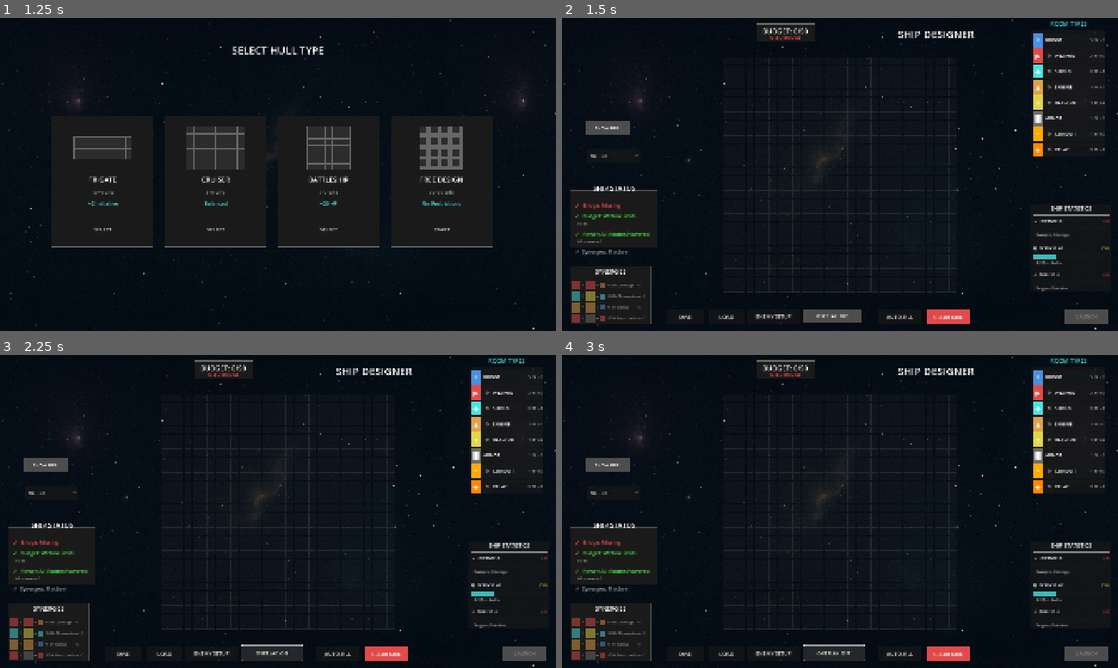
Above: before the commit, frames 1-4 (two rows, left to right).
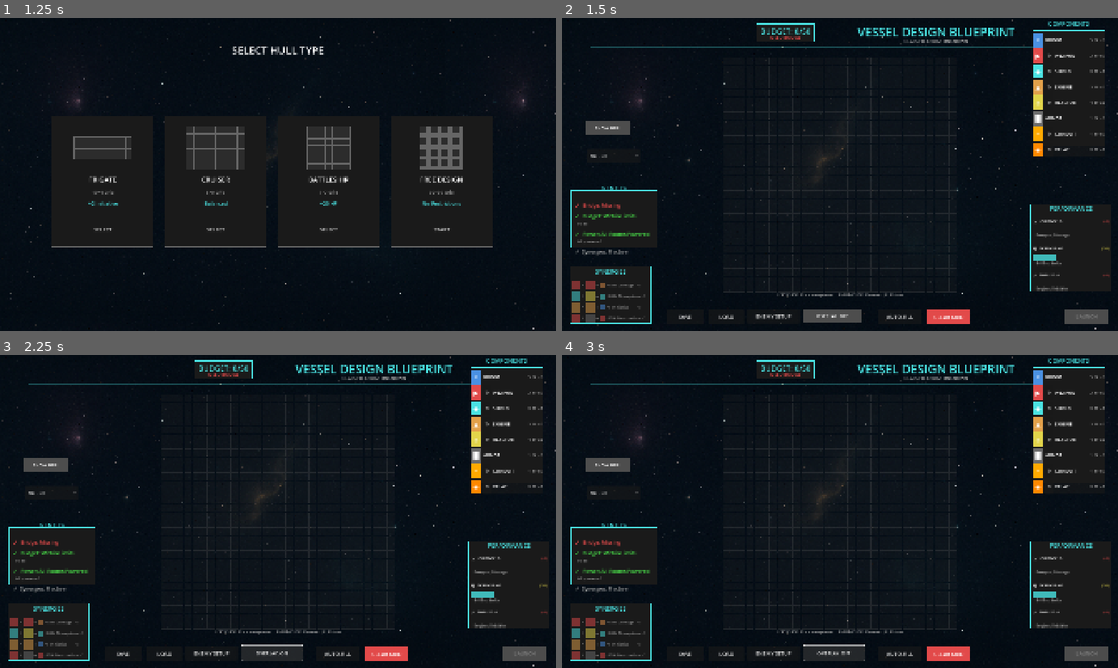
Above: after the commit, the same moments.

Repository: cautiouskurns/Startship-Designer
Game: Godot game, scene res://scenes/mission/MissionSelect.tscn
Two runs of this game, one before a commit and one after it. Both use one fixed random seed, a clock stepped at 60 frames per second and the inputs below. Sound files missing from this copy of the repository are replaced by a short silence.
Inputs:
- Up to frame 1 (1.25 s): click "PATROL DUTY" at 0.5 s
- Up to frame 2 (1.5 s): click "START" at 1.25 s
- Up to frame 3 (2.25 s): click "OVERLAY: OFF" at 2 s
- Up to frame 4 (3 s): click "OVERLAY: ON" at 2.75 s

Frame 1 is identical in both runs. In frame 2, 2.3% of the frame differs, in the area x 1-99%, y 1-98%; in frame 3, 2.3%; in frame 4, 2.3%.

Commit message:
feat: Revamp Ship Designer UI with enhanced styling and layout for improved user experience

Diff:
--- a/scenes/designer/ShipDesigner.tscn
+++ b/scenes/designer/ShipDesigner.tscn
@@ -13,11 +13,11 @@
 
 [sub_resource type="StyleBoxFlat" id="StyleBoxFlat_budget"]
 bg_color = Color(0.101961, 0.101961, 0.101961, 1)
-border_width_left = 1
-border_width_top = 1
-border_width_right = 1
-border_width_bottom = 1
-border_color = Color(0.4, 0.4, 0.4, 1)
+border_width_left = 2
+border_width_top = 2
+border_width_right = 2
+border_width_bottom = 2
+border_color = Color(0.290196, 0.886275, 0.886275, 1)
 
 [sub_resource type="StyleBoxFlat" id="StyleBoxFlat_overlay_off"]
 bg_color = Color(0.3, 0.3, 0.3, 1)
@@ -62,14 +62,60 @@
 anchors_preset = 5
 anchor_left = 0.5
 anchor_right = 0.5
+offset_left = 32.0
+offset_top = 20.0
+offset_right = 632.0
+offset_bottom = 70.0
+grow_horizontal = 2
+theme_override_colors/font_color = Color(0.290196, 0.886275, 0.886275, 1)
+theme_override_font_sizes/font_size = 42
+text = "VESSEL DESIGN BLUEPRINT"
+horizontal_alignment = 1
+vertical_alignment = 1
+
+[node name="ClassificationLabel" type="Label" parent="."]
+layout_mode = 1
+anchors_preset = 5
+anchor_left = 0.5
+anchor_right = 0.5
 offset_left = 132.0
-offset_top = 30.0
+offset_top = 65.0
 offset_right = 532.0
-offset_bottom = 80.0
-grow_horizontal = 2
-theme_override_colors/font_color = Color(1, 1, 1, 1)
-theme_override_font_sizes/font_size = 36
-text = "SHIP DESIGNER"
+offset_bottom = 95.0
+grow_horizontal = 2
+theme_override_colors/font_color = Color(0.667, 0.667, 0.667, 1)
+theme_override_font_sizes/font_size = 16
+text = "CLASSIFICATION: CRUISER"
+horizontal_alignment = 1
+vertical_alignment = 1
+
+[node name="HeaderSeparator" type="ColorRect" parent="."]
+layout_mode = 1
+anchors_preset = 10
+anchor_right = 1.0
+offset_left = 100.0
+offset_top = 100.0
+offset_right = -100.0
+offset_bottom = 102.0
+grow_horizontal = 2
+color = Color(0.290196, 0.886275, 0.886275, 0.3)
+
+[node name="GridInstructions" type="Label" parent="."]
+layout_mode = 1
+anchors_preset = 7
+anchor_left = 0.5
+anchor_top = 1.0
+anchor_right = 0.5
+anchor_bottom = 1.0
+offset_left = -300.0
+offset_top = -140.0
+offset_right = 300.0
+offset_bottom = -110.0
+grow_horizontal = 2
+grow_vertical = 0
+theme_override_colors/font_color = Color(0.667, 0.667, 0.667, 1)
+theme_override_font_sizes/font_size = 14
+text = "LEFT-CLICK: Place component | RIGHT-CLICK: Remove | R: Rotate"
 horizontal_alignment = 1
 vertical_alignment = 1
 
@@ -92,8 +138,8 @@
 offset_top = 8.0
 offset_bottom = 32.0
 grow_horizontal = 2
-theme_override_colors/font_color = Color(1, 1, 1, 1)
-theme_override_font_sizes/font_size = 24
+theme_override_colors/font_color = Color(0.290196, 0.886275, 0.886275, 1)
+theme_override_font_sizes/font_size = 26
 text = "BUDGET: 0/30"
 horizontal_alignment = 1
 vertical_alignment = 1
--- a/scenes/designer/components/RoomPalettePanel.tscn
+++ b/scenes/designer/components/RoomPalettePanel.tscn
@@ -3,10 +3,19 @@
 [ext_resource type="Script" path="res://scripts/designer/RoomPalettePanel.gd" id="1"]
 [ext_resource type="PackedScene" uid="uid://room_type_button" path="res://scenes/designer/components/RoomTypeButton.tscn" id="2"]
 
+[sub_resource type="StyleBoxFlat" id="StyleBoxFlat_components_panel"]
+bg_color = Color(0.101961, 0.101961, 0.101961, 1)
+border_width_left = 2
+border_width_top = 2
+border_width_right = 2
+border_width_bottom = 2
+border_color = Color(0.290196, 0.886275, 0.886275, 1)
+
 [node name="RoomPalettePanel" type="Panel"]
 custom_minimum_size = Vector2(250, 0)
 offset_right = 250.0
 offset_bottom = 400.0
+theme_override_styles/panel = SubResource("StyleBoxFlat_components_panel")
 script = ExtResource("1")
 
 [node name="VBoxContainer" type="VBoxContainer" parent="."]
@@ -21,7 +30,7 @@
 layout_mode = 2
 theme_override_colors/font_color = Color(0.29, 0.886, 0.886, 1)
 theme_override_font_sizes/font_size = 20
-text = "ROOM TYPES"
+text = "COMPONENTS"
 horizontal_alignment = 1
 vertical_alignment = 1
 
--- a/scenes/designer/components/ShipStatsPanel.tscn
+++ b/scenes/designer/components/ShipStatsPanel.tscn
@@ -1,11 +1,20 @@
 [gd_scene load_steps=2 format=3 uid="uid://cq8m4x7savph"]
 
 [ext_resource type="Script" path="res://scripts/designer/ShipStatsPanel.gd" id="1"]
+
+[sub_resource type="StyleBoxFlat" id="StyleBoxFlat_performance_panel"]
+bg_color = Color(0.101961, 0.101961, 0.101961, 1)
+border_width_left = 2
+border_width_top = 2
+border_width_right = 2
+border_width_bottom = 2
+border_color = Color(0.290196, 0.886275, 0.886275, 1)
 
 [node name="ShipStatsPanel" type="Panel"]
 custom_minimum_size = Vector2(280, 300)
 offset_right = 280.0
 offset_bottom = 300.0
+theme_override_styles/panel = SubResource("StyleBoxFlat_performance_panel")
 script = ExtResource("1")
 
 [node name="VBoxContainer" type="VBoxContainer" parent="."]
@@ -23,8 +32,9 @@
 
 [node name="Title" type="Label" parent="VBoxContainer"]
 layout_mode = 2
-theme_override_font_sizes/font_size = 18
-text = "SHIP STATISTICS"
+theme_override_colors/font_color = Color(0.290196, 0.886275, 0.886275, 1)
+theme_override_font_sizes/font_size = 20
+text = "PERFORMANCE"
 horizontal_alignment = 1
 
 [node name="Separator1" type="HSeparator" parent="VBoxContainer"]
--- a/scenes/designer/components/ShipStatusPanel.tscn
+++ b/scenes/designer/components/ShipStatusPanel.tscn
@@ -4,11 +4,11 @@
 
 [sub_resource type="StyleBoxFlat" id="StyleBoxFlat_status"]
 bg_color = Color(0.101961, 0.101961, 0.101961, 1)
-border_width_left = 1
-border_width_top = 1
-border_width_right = 1
-border_width_bottom = 1
-border_color = Color(0.290196, 0.290196, 0.290196, 1)
+border_width_left = 2
+border_width_top = 2
+border_width_right = 2
+border_width_bottom = 2
+border_color = Color(0.290196, 0.886275, 0.886275, 1)
 
 [node name="ShipStatusPanel" type="Panel"]
 custom_minimum_size = Vector2(300, 200)
@@ -39,9 +39,9 @@
 
 [node name="TitleLabel" type="Label" parent="VBoxContainer/MarginContainer/Content"]
 layout_mode = 2
-theme_override_colors/font_color = Color(1, 1, 1, 1)
+theme_override_colors/font_color = Color(0.290196, 0.886275, 0.886275, 1)
 theme_override_font_sizes/font_size = 24
-text = "SHIP STATUS"
+text = "STATUS"
 horizontal_alignment = 1
 
 [node name="Separator1" type="Control" parent="VBoxContainer/MarginContainer/Content"]
--- a/scenes/designer/components/SynergyGuidePanel.tscn
+++ b/scenes/designer/components/SynergyGuidePanel.tscn
@@ -5,11 +5,11 @@
 
 [sub_resource type="StyleBoxFlat" id="StyleBoxFlat_panel"]
 bg_color = Color(0.101961, 0.101961, 0.101961, 1)
-border_width_left = 1
-border_width_top = 1
-border_width_right = 1
-border_width_bottom = 1
-border_color = Color(0.290196, 0.290196, 0.290196, 1)
+border_width_left = 2
+border_width_top = 2
+border_width_right = 2
+border_width_bottom = 2
+border_color = Color(0.290196, 0.886275, 0.886275, 1)
 
 [node name="SynergyGuidePanel" type="Panel"]
 custom_minimum_size = Vector2(280, 200)
@@ -40,7 +40,7 @@
 
 [node name="HeaderLabel" type="Label" parent="VBoxContainer/MarginContainer/Content"]
 layout_mode = 2
-theme_override_colors/font_color = Color(1, 1, 1, 1)
+theme_override_colors/font_color = Color(0.290196, 0.886275, 0.886275, 1)
 theme_override_font_sizes/font_size = 20
 text = "SYNERGIES"
 horizontal_alignment = 1
--- a/scripts/designer/ShipDesigner.gd
+++ b/scripts/designer/ShipDesigner.gd
@@ -16,6 +16,9 @@
 
 ## Synergy container (now inside ShipGrid for correct positioning)
 @onready var synergy_container: Node2D = $ShipGrid/SynergyContainer
+
+## Header UI elements
+@onready var classification_label: Label = $ClassificationLabel
 
 ## Budget UI elements
 @onready var budget_label: Label = $BudgetPanel/BudgetLabel
@@ -190,6 +193,9 @@
 	# Initialize stats panel (Phase 10.9)
 	_update_ship_stats()
 
+	# Update classification label with current hull
+	_update_classification_label()
+
 	# Check if a template should be auto-loaded (from hull selection)
 	if GameState.template_to_load:
 		var template = GameState.template_to_load
@@ -277,6 +283,12 @@
 
 	# Update panel
 	ship_stats_panel.update_stats(temp_ship, hull_data)
+
+## Update classification label with current hull type
+func _update_classification_label():
+	var hull_data = GameState.get_current_hull_data()
+	var hull_type_name = hull_data.get("type_name", "UNKNOWN").to_upper()
+	classification_label.text = "CLASSIFICATION: %s" % hull_type_name
 
 ## Get color for remaining budget based on value
 func _get_remaining_color(remaining: int) -> Color:
Not shown, changed: docs/MVP ROADMAP.md
